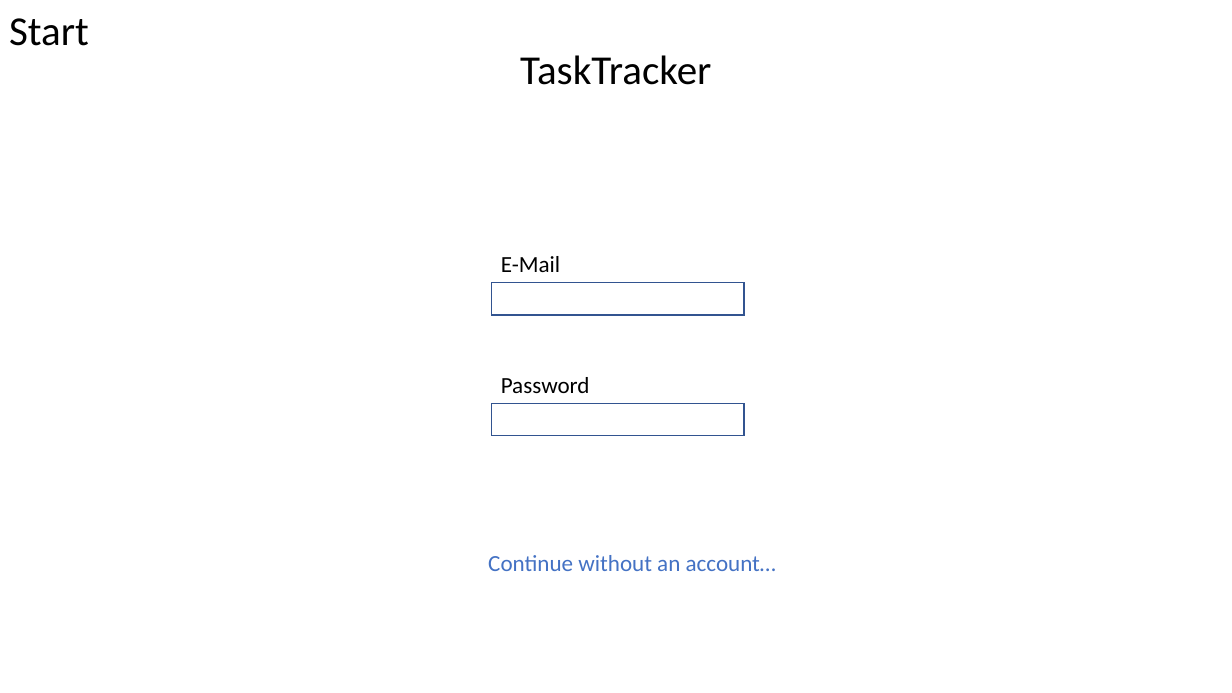
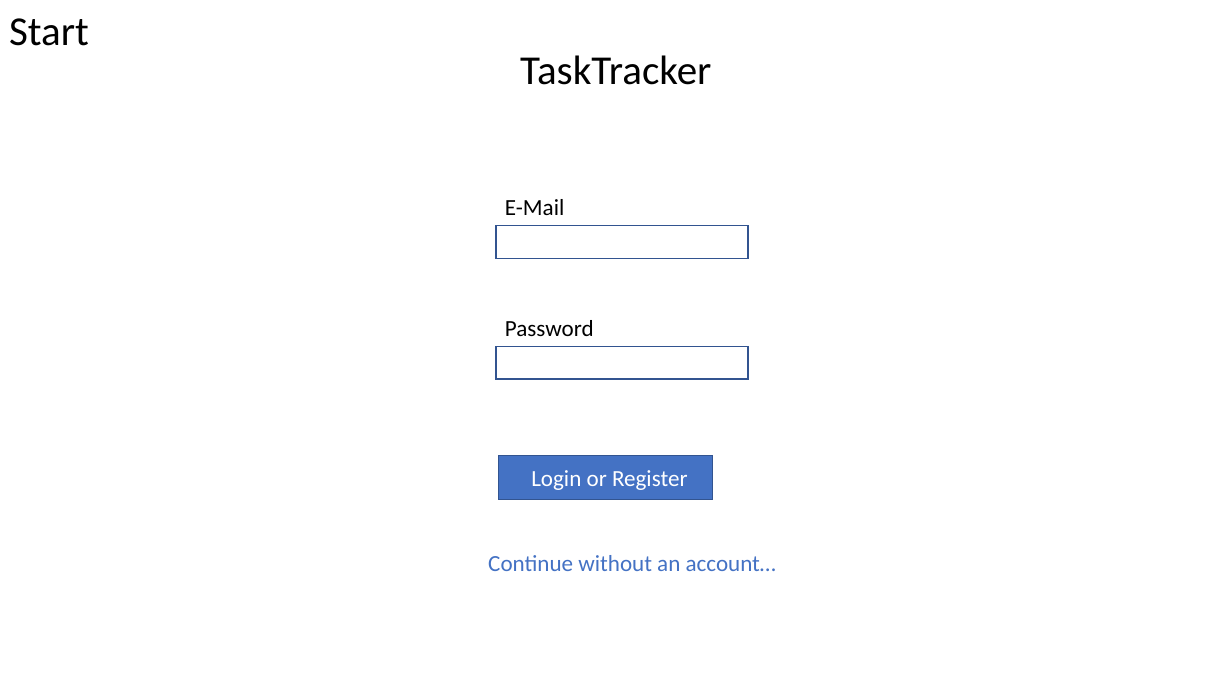
Before and after one commit to fgervasi-cell/Programmentwurf_ASE, a slide deck: slide 1 of mockup.pptx. Drawn at 1232x693 pixels with LibreOffice and Linux fonts; fonts in the diff are those of the drawing. Boxes give left, top, right and bottom in pixels: in the first picture for what was removed or moved away, otherwise in the second. Text is boxed around its words. In the diff, an @@ line names an element or a change of style, - is before the commit and + after.

```diff
--- a/mockup.pptx
+++ b/mockup.pptx
@@ 2 texts, 2 rectangles moved together from (x1=492, y1=256, x2=744, y2=435) to (x1=496, y1=199, x2=749, y2=379) @@
@@ rectangle added at (x1=498, y1=456, x2=713, y2=499), fill #4472C4, outline #325491 1 pt @@
@@ text added at (x1=531, y1=470, x2=688, y2=490), 18 pt, text #FFFFFF @@
+Login or Register
```
Also in this commit, not shown: 1 slide added, 1 slide removed, 17 other files.
